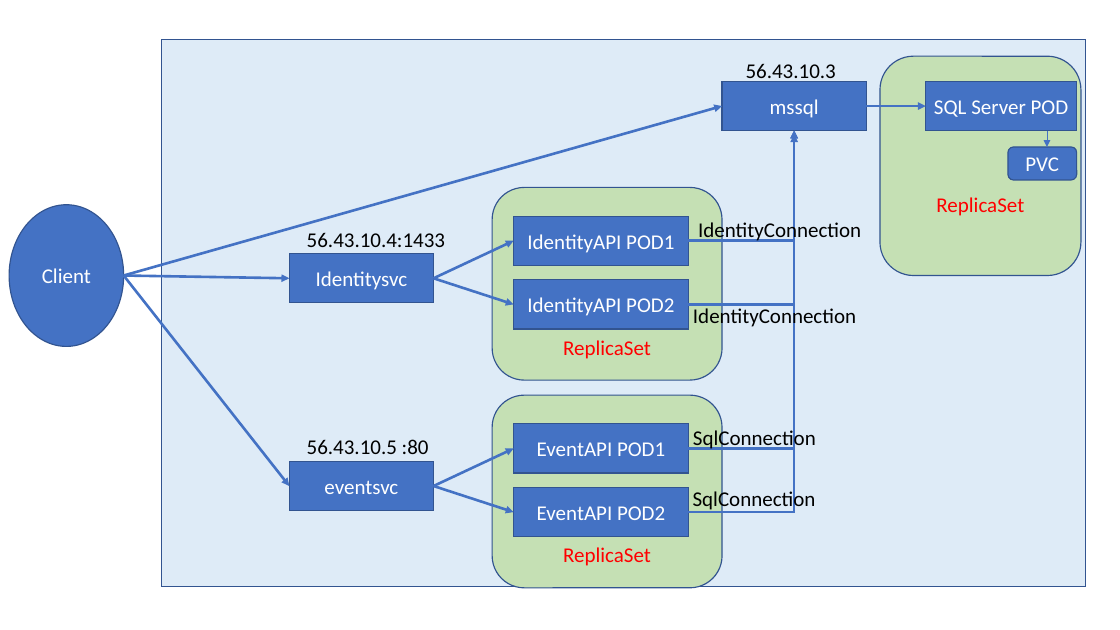
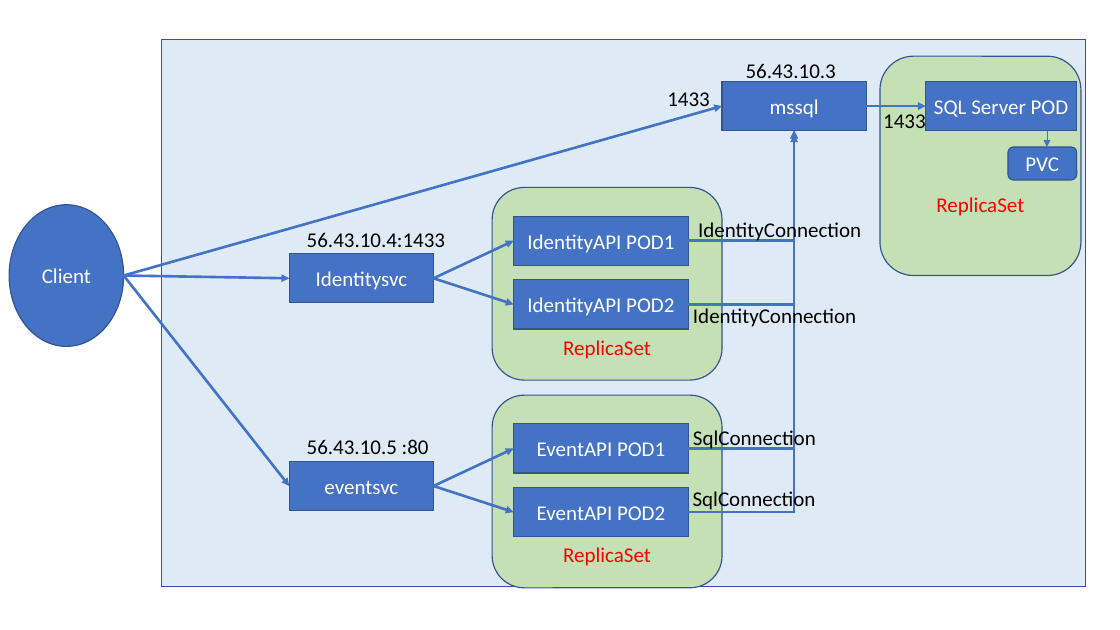
Before and after one commit to sonusathyadas/Microservices-Training-Materials, a slide deck: slide 13 of Azure.pptx. Drawn at 1120x630 pixels with LibreOffice and Linux fonts; fonts in the diff are those of the drawing. Boxes give left, top, right and bottom in pixels: in the first picture for what was removed or moved away, otherwise in the second. Text is boxed around its words. In the diff, an @@ line names an element or a change of style, - is before the commit and + after.

```diff
--- a/Azure.pptx
+++ b/Azure.pptx
@@ text added at (667, 92, 710, 113), 18 pt, text #000000 @@
+1433
@@ text added at (883, 110, 926, 131), 18 pt, text #000000 @@
+1433
```
Also in this commit, not shown: 1 slide added, 2 other files.
